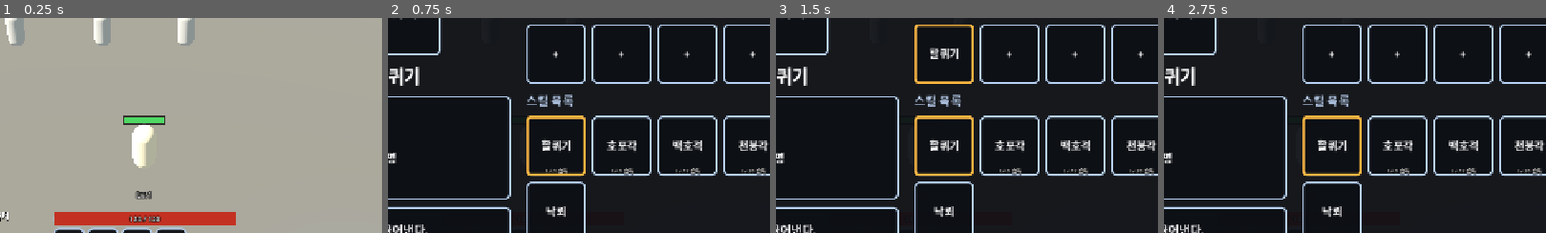
Above: before the commit, frames 1-4 (left to right).
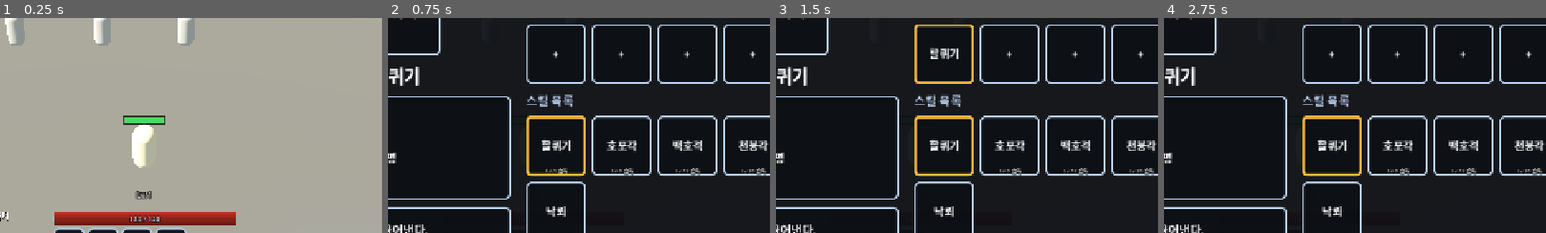
Above: after the commit, the same moments.

Repository: gogoalswo/MMORPG
Game: Godot game, scene res://main.tscn
The game is run twice, just before and just after one commit, with the same random seed, the same clock (stepped at 60 frames per second) and the same inputs.
Inputs (mouse positions are % of the whole screen's width and height, from its top left):
- Up to frame 1 (0.25 s): no input
- Up to frame 2 (0.75 s): click (40, 80) at 0.52 s
- Up to frame 3 (1.5 s): click "장착" at 1.25 s
- Up to frame 4 (2.75 s): click "해제" at 2 s
The pictures show only the part of the screen within x 31-81%, y 25-75%; the shares and areas given below are measured in that part.

The runs differ from the first frame. In frame 1, 2.2% of the frame differs, in the area x 14-62%, y 91-97%; in frame 2, less than 0.1%; in frame 3, less than 0.1%; in frame 4, less than 0.1%.

Commit message:
막대 채움을 코드로 그려 홈 모양과 맞춘다
홈은 끝이 비스듬히 잘렸는데 받은 채움 그림은 끝이 둥근 캡슐이라, 겹치면
모서리마다 홈 바닥이 비쳐 빈 공간으로 보였다.

채움은 어떤 높이·길이에도 홈을 꽉 채워야 해서 그림으로는 맞출 수 없다.
위가 밝고 아래로 어두워지는 세로 그라데이션을 만들어 늘여 쓴다 — 광택은
살고 모양은 언제나 홈과 같다. ui_bar_fill 은 미사용으로 남긴다.

Co-Authored-By: Claude Opus 5 <noreply@anthropic.com>
Claude-Session: https://claude.ai/code/session_01UWpuf7GaJDnraUdk3e1vXQ

Diff:
--- a/godot/game/game.gd
+++ b/godot/game/game.gd
@@ -405,11 +405,7 @@
 	_exp_bar = TextureProgressBar.new()
 	_exp_bar.fill_mode = TextureProgressBar.FILL_LEFT_TO_RIGHT
 	_exp_bar.nine_patch_stretch = true
-	_exp_bar.set_stretch_margin(SIDE_LEFT, 24)
-	_exp_bar.set_stretch_margin(SIDE_RIGHT, 24)
-	# **단색 판으로 채운다.** 광택 캡슐(`ui_bar_fill`)은 위아래에 투명 여백이 있어
-	# 가는 띠에 넣으면 띠 높이를 다 못 채우고 **위쪽이 빈다** (2026-09-20 지적)
-	_exp_bar.texture_progress = _white(8)
+	_exp_bar.texture_progress = _bar_fill(EXP_GAUGE_H)
 	_exp_bar.tint_progress = Color("#e8c14a")
 	# 아직 안 채운 쪽 — 체력 막대 홈 바닥과 같은 톤이라야 한 벌로 보인다
 	_exp_bar.texture_under = _exp_bar.texture_progress
@@ -449,12 +445,8 @@
 
 	var bar := TextureProgressBar.new()
 	bar.fill_mode = TextureProgressBar.FILL_LEFT_TO_RIGHT
-	# 채움은 끝이 둥근 캡슐이라 통째로 늘이면 끝이 뭉개진다 — 9조각으로 가운데만 늘인다
 	bar.nine_patch_stretch = true
-	bar.set_stretch_margin(SIDE_LEFT, 24)
-	bar.set_stretch_margin(SIDE_RIGHT, 24)
-	var fill := _icon("ui_bar_fill")
-	bar.texture_progress = fill if fill != null else _white(16)
+	bar.texture_progress = _bar_fill(height)
 	bar.tint_progress = tint
 	# 빈 쪽 바닥은 **홈 그림 안에 있다** — 조각을 뚫지 않고 어두운 안쪽째로 받는다
 	bar.step = 0.0
@@ -1346,6 +1338,28 @@
 		draw_line(half, tip, Color(0.55, 0.85, 1.0, 0.28), 7.0, true)
 		draw_line(half, tip, Color(0.9, 0.97, 1.0, 0.95), 2.0, true)
 		draw_circle(tip, 4.0, Color(1.0, 1.0, 1.0, 0.9))
+
+
+## 막대 채움 ★★ **코드로 그린다.** 바르코로 받은 광택 캡슐(`ui_bar_fill`)은 끝이
+## 둥근데 홈(`ui_bar_frame`)은 **끝이 비스듬히 잘려** 있다. 모양이 다른 둘을 겹치니
+## 모서리마다 홈 바닥이 비쳐 **"빈 공간"** 으로 보였다 (2026-09-20 지적 — "테두리랑
+## 그걸 채우는 슬라이드 이미지가 달라서 생기는 문제").
+##
+## 채움은 **어떤 높이·길이에도 홈을 꽉 채워야** 하므로 그림으로 맞출 수가 없다.
+## 위가 밝고 아래로 어두워지는 세로 그라데이션 한 줄을 만들어 늘여 쓴다 — 광택은
+## 그대로 살고 모양은 언제나 홈과 같다. 색은 `tint_progress` 가 입힌다
+func _bar_fill(height: int) -> Texture2D:
+	var tall := maxi(height, 4)
+	var image := Image.create(8, tall, false, Image.FORMAT_RGBA8)
+	for y in tall:
+		# 위 1/3 이 밝고 아래로 갈수록 어둡다. 맨 위 한 줄은 하이라이트
+		var t := float(y) / maxf(1.0, float(tall - 1))
+		var v := lerpf(1.0, 0.52, pow(t, 0.8))
+		if y == 0:
+			v = 1.0
+		for x in 8:
+			image.set_pixel(x, y, Color(v, v, v))
+	return ImageTexture.create_from_image(image)
 
 
 ## 쿨타임 어둠에 쓰는 흰 판. 둥근 채우기는 늘이면 안 그려지므로 칸 크기 그대로 만든다
Not shown, changed: docs/features/hud.md
Not shown, changed: docs/features/ui-art-style.md
